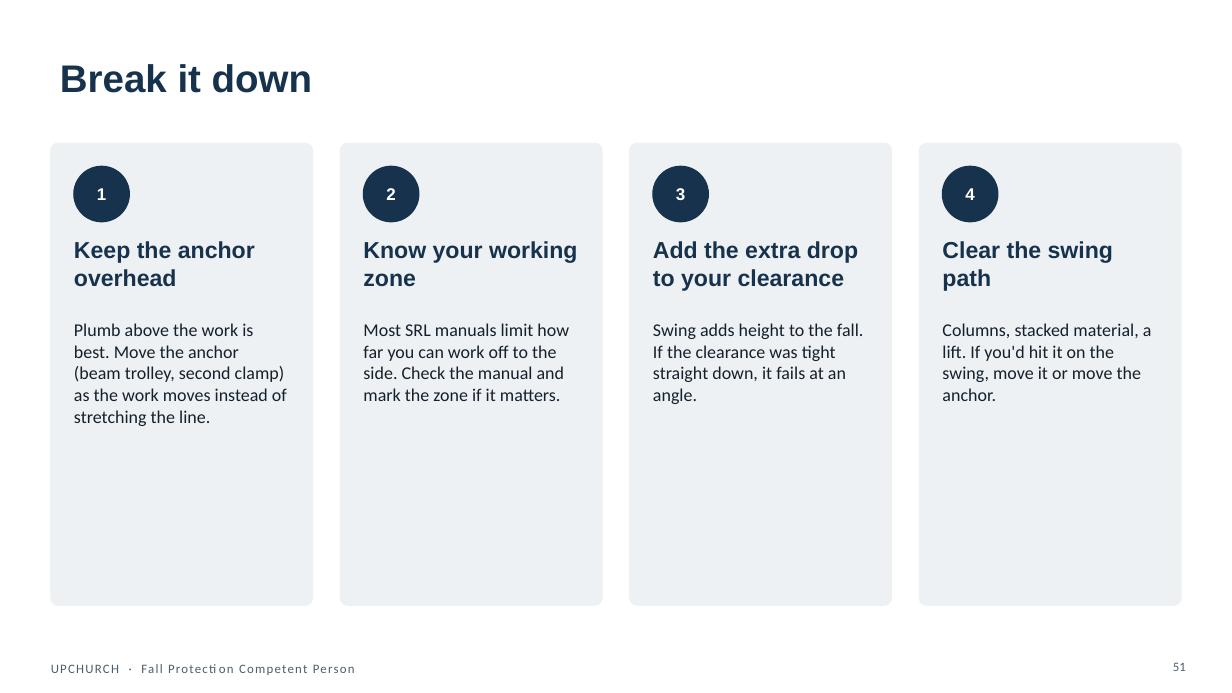
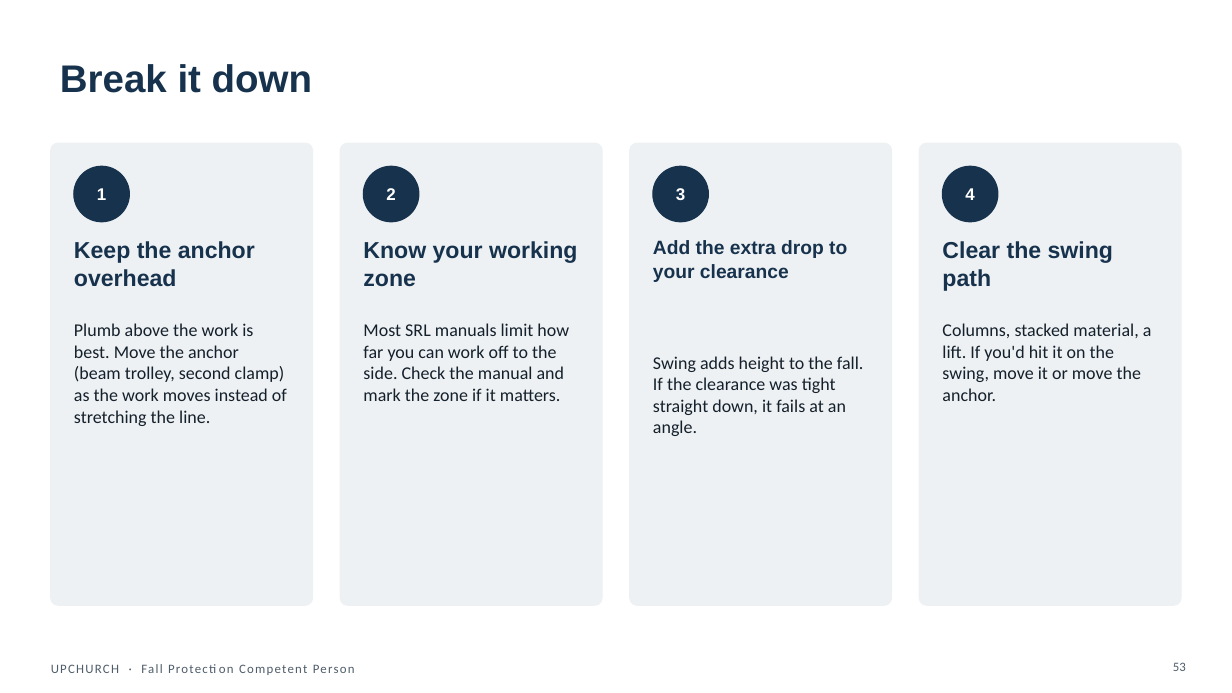
Before and after one commit to jeancastillo1983-max/index, a slide deck: slide 53 of deliverables/powerpoint/FPCP_M5_anchors-connectors-and-clearance.pptx (slide 51 before the commit). Drawn at 1232x693 pixels with LibreOffice and Linux fonts; fonts in the diff are those of the drawing. Boxes give left, top, right and bottom in pixels: in the first picture for what was removed or moved away, otherwise in the second. Text is boxed around its words. In the diff, an @@ line names an element or a change of style, - is before the commit and + after.

```diff
--- a/deliverables/powerpoint/FPCP_M5_anchors-connectors-and-clearance.pptx
+++ b/deliverables/powerpoint/FPCP_M5_anchors-connectors-and-clearance.pptx
@@ text "Add the extra drop to ..." at box(653, 240, 847, 282): size 18 to 15 pt @@
@@ text "Swing adds height to the ...": place and size @@
-text "Swing adds height to the ..." at box(653, 323, 864, 404)
+text "Swing adds height to the ..." at box(653, 356, 864, 436)
@@ page number at box(1173, 662, 1186, 671): text changed @@
-51
+53
```
Also in this commit, not shown: 14 other slides changed, 2 slides added, 45 other files.
